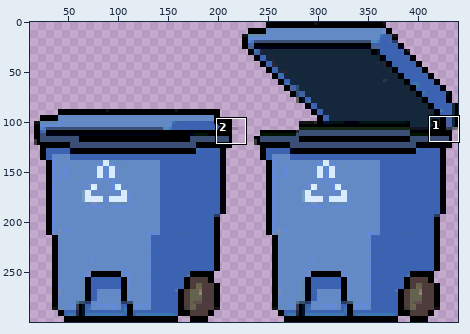
Sprite sheet, stored at img/recycle.png. Above, an overview of the earlier version with the close-up marked.
Close-up. Earlier state:
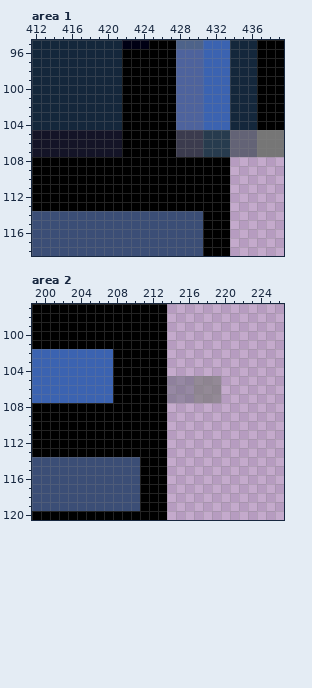
The file is 440x300 pixels. Pixels under 10% opacity are left out. Colours within 5 levels of each other are drawn and written as one. Shown: area 1: x 412..439, y 95..118; area 2: x 199..226, y 97..120. The wide view leaves out empty margins.
Once edited:
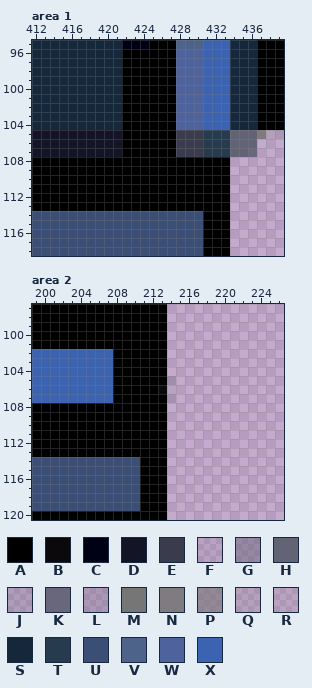
Palette (. is transparent): A #000000  B #000000f1  C #000014  D #141427  E #3b3b4e  F #6363731f  G #63637679  H #636376  J #63637636  K #636376ef  L #64647842  M #767676  N #767676e1  P #777777a3  Q #78787835  R #79797926  S #14273b  T #273b4e  U #3b4e76  V #4e638a  W #4e639d  X #3b63b1
What changed:
Area 1:
y 105: x 437..439 MMM -> NQR
y 106: x 437..439 MMM -> ...
y 107: x 436..439 HMMM -> K...
Area 2:
y 105: x 214..219 GGGPPP -> L.....
y 106: x 213..219 AGGGPPP -> BF.....
y 107: x 214..219 GGGPPP -> J.....
Where, in picture pixels (left, top, right, bottom), the same in both close-ups:
changed: (248, 130, 284, 157)
changed: (158, 376, 221, 403)
